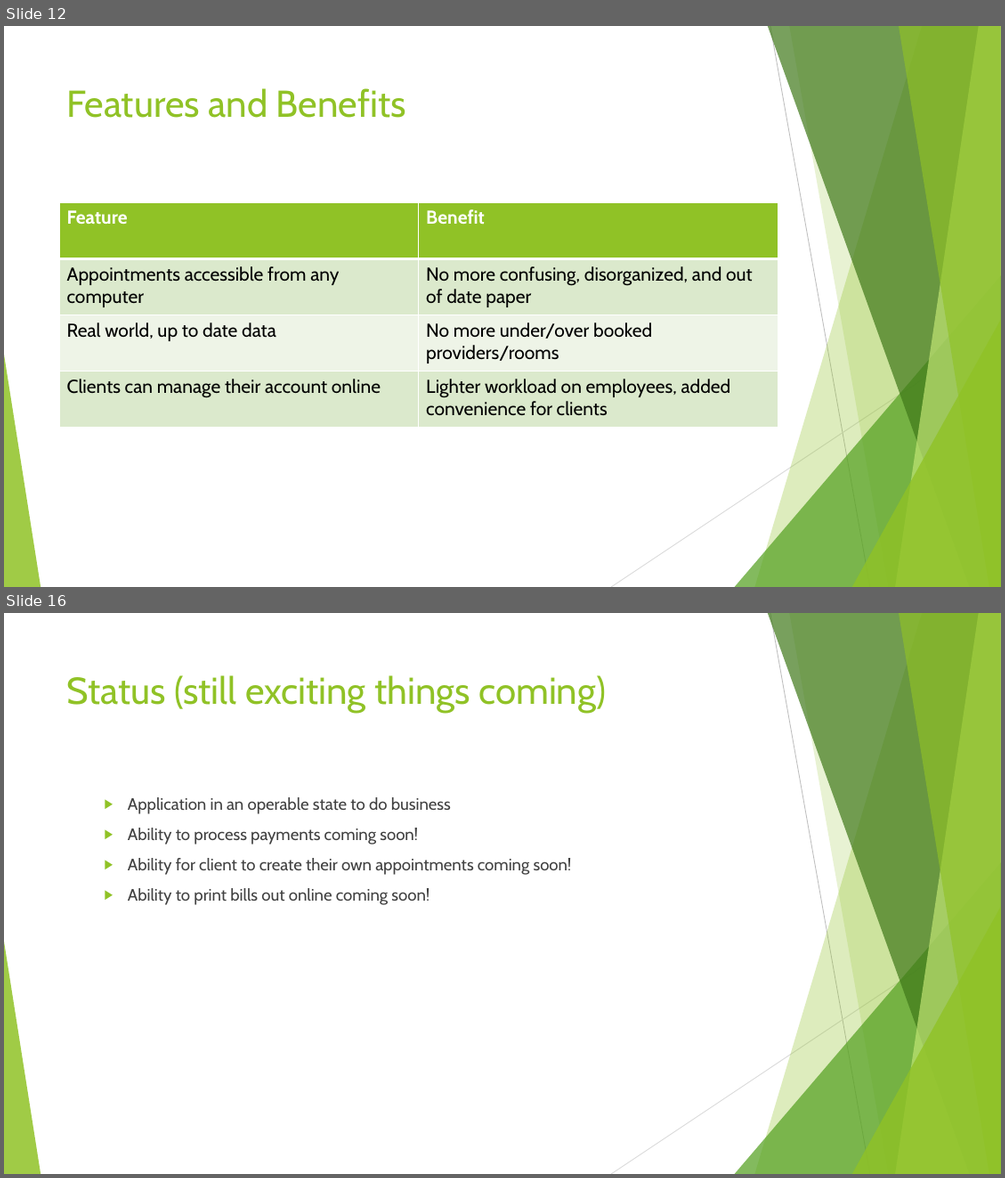
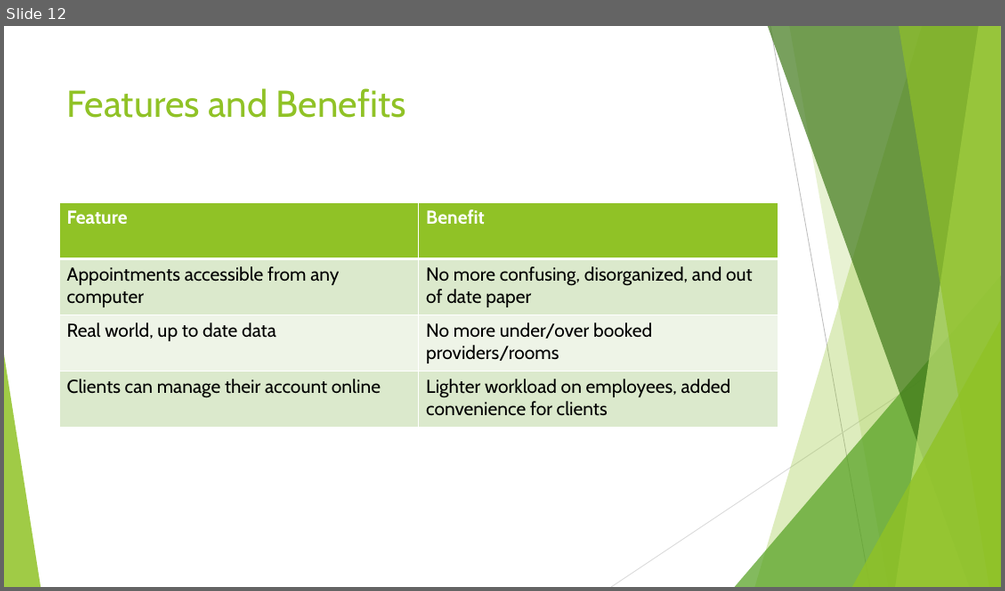
Before and after one commit to franzcatch/Clinic, a slide deck: Docs/Adam Franzen COSC6000 FA2 2016 Presentation 3.pptx. Shown one above the other, each under a label of ours: slides 12 and 16 before the commit, slide 12 after it; the slides between them are not shown. The pictures are 1005x1178 and 1005x591 pixels, drawn with LibreOffice and Linux fonts; fonts in the diff are those of the drawing. Boxes give left, top, right and bottom in pixels: in the first picture for what was removed or moved away, otherwise in the second. Text is boxed around its words. In the diff, an @@ line names an element or a change of style, - is before the commit and + after.

```diff
--- a/Docs/Adam Franzen COSC6000 FA2 2016 Presentation 3.pptx
+++ b/Docs/Adam Franzen COSC6000 FA2 2016 Presentation 3.pptx
@@ slide 16 removed at (x1=4, y1=613, x2=1001, y2=1174), background #FFFFFF; not listed: 10 template elements that a slide beside it also shows @@
@@ title removed at (x1=67, y1=675, x2=606, y2=713) @@
-Status (still exciting things coming)
@@ text removed at (x1=128, y1=797, x2=572, y2=905) @@
-  ▶ Application in an operable state to do business
-  ▶ Ability to process payments coming soon!
-  ▶ Ability for client to create their own appointments coming soon!
-  ▶ Ability to print bills out online coming soon!
```
Also in this commit, not shown: 10 slides changed, 5 slides added, 2 other slides removed, 4 other files.
